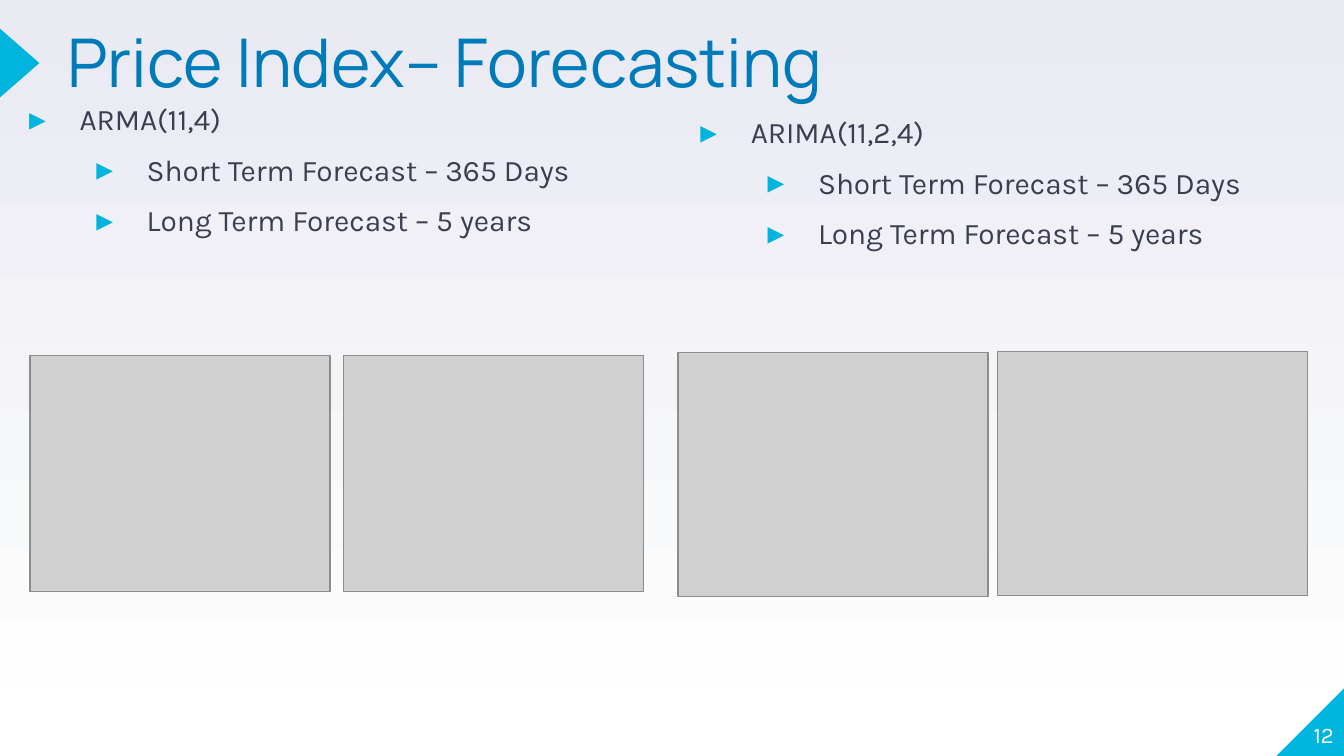
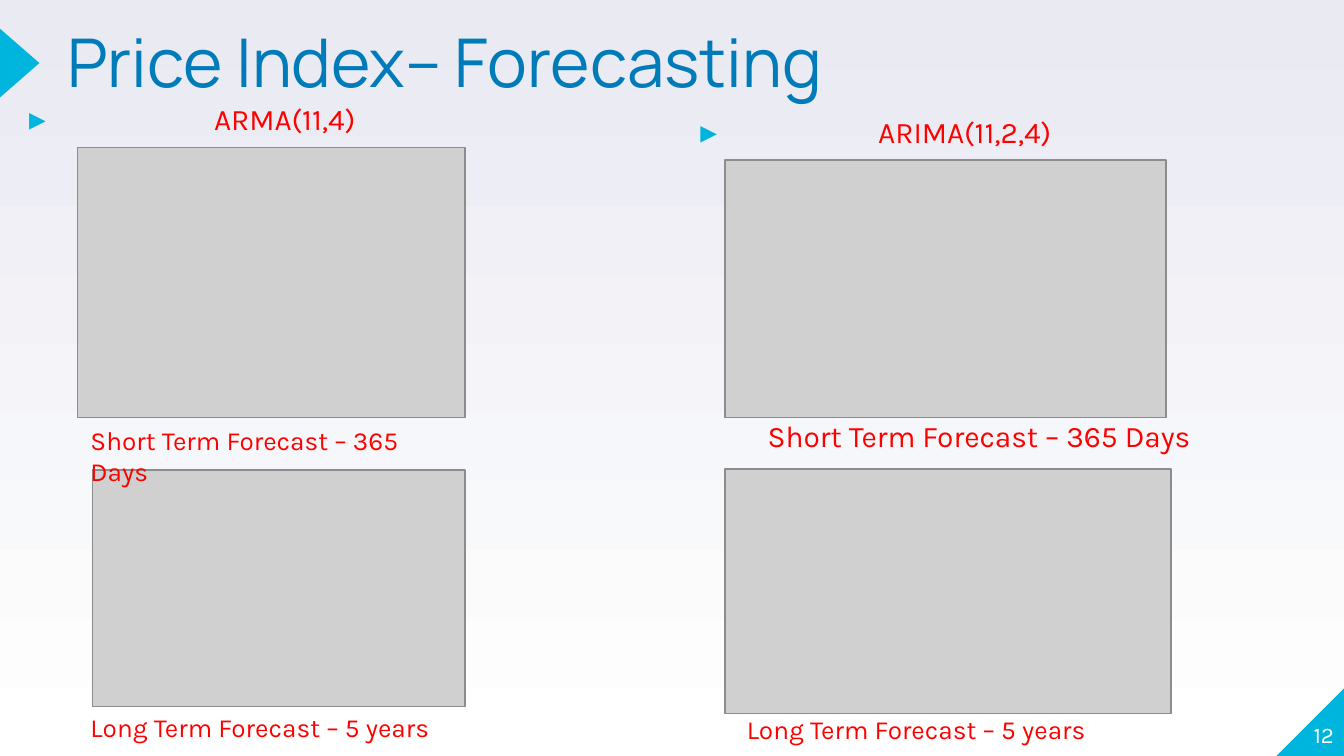
Before and after one commit to jherbaugh/MSDS6373_TS_Project, a slide deck: slide 12 of TS_6373_Project_Jason_Alexander.ppt. Drawn at 1344x756 pixels with LibreOffice and Linux fonts; fonts in the diff are those of the drawing; grey boxes stand for pictures. Boxes give left, top, right and bottom in pixels: in the first picture for what was removed or moved away, otherwise in the second. Text is boxed around its words. In the diff, an @@ line names an element or a change of style, - is before the commit and + after.

```diff
--- a/TS_6373_Project_Jason_Alexander.ppt
+++ b/TS_6373_Project_Jason_Alexander.ppt
@@ text "ARMA(11,4)" at box(214, 108, 355, 134): text colour #3A3F50 to #FF0000 @@
@@ text "ARIMA(11,2,4)" at box(768, 121, 1191, 454): text colour #3A3F50 to #FF0000; bullet ▸ to none @@
@@ picture: place and size @@
-picture at box(344, 356, 644, 593)
+picture at box(77, 148, 465, 418)
@@ text at box(147, 160, 570, 239): paragraphs removed @@
-  ▸ Short Term Forecast – 365 Days
-  ▸ Long Term Forecast – 5 years
@@ picture: place and size @@
-picture at box(997, 352, 1308, 597)
+picture at box(726, 160, 1167, 417)
@@ text at box(818, 225, 1203, 252): paragraph removed @@
-  ▸ Long Term Forecast – 5 years
@@ text added at box(90, 432, 398, 488), 14 pt, text #FF0000 @@
+Short Term Forecast – 365 Days
@@ picture: place and size @@
-picture at box(30, 356, 329, 593)
+picture at box(93, 470, 465, 707)
@@ picture: place and size @@
-picture at box(679, 352, 989, 597)
+picture at box(726, 469, 1172, 714)
@@ text added at box(90, 720, 429, 743), 14 pt, text #FF0000 @@
+Long Term Forecast – 5 years
@@ text added at box(747, 722, 1085, 745), 14 pt, text #FF0000 @@
+Long Term Forecast – 5 years
```
Also in this commit, not shown: 11 other slides changed, 1 slide added.
